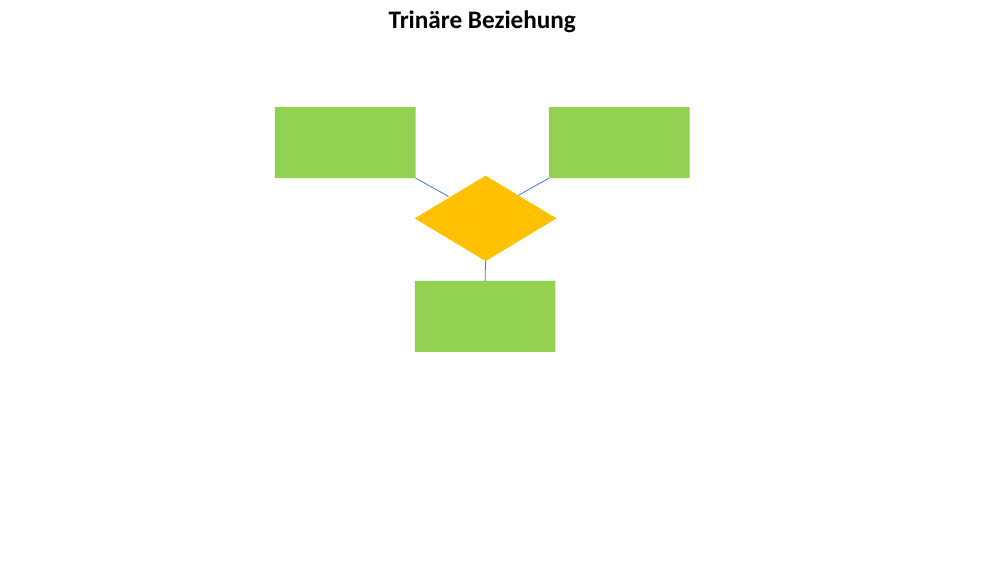
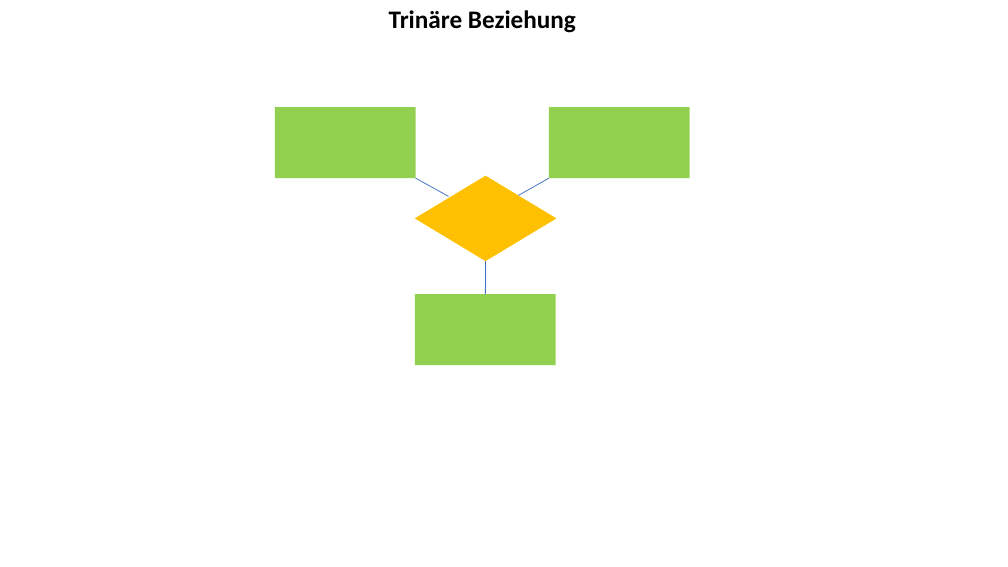
Before and after one commit to jeder49/ABI_Info, a slide deck: slide 15 of Q2/Datenbanken.pptx (slide 13 before the commit). Drawn at 1008x567 pixels with LibreOffice and Linux fonts; fonts in the diff are those of the drawing. Boxes give left, top, right and bottom in pixels: in the first picture for what was removed or moved away, otherwise in the second. Text is boxed around its words. In the diff, an @@ line names an element or a change of style, - is before the commit and + after.

```diff
--- a/Q2/Datenbanken.pptx
+++ b/Q2/Datenbanken.pptx
@@ line moved from (485, 261) - (485, 281) to (485, 261) - (485, 294) @@
@@ line (485, 261) - (485, 294): stroke #4472C4 0.75 pt to #3F6FC3 0.75 pt @@
@@ rectangle: place and size @@
-rectangle at [415, 281, 556, 352]
+rectangle at [415, 294, 556, 365]
```
Also in this commit, not shown: 2 other slides changed, 2 slides added, 6 other files.
